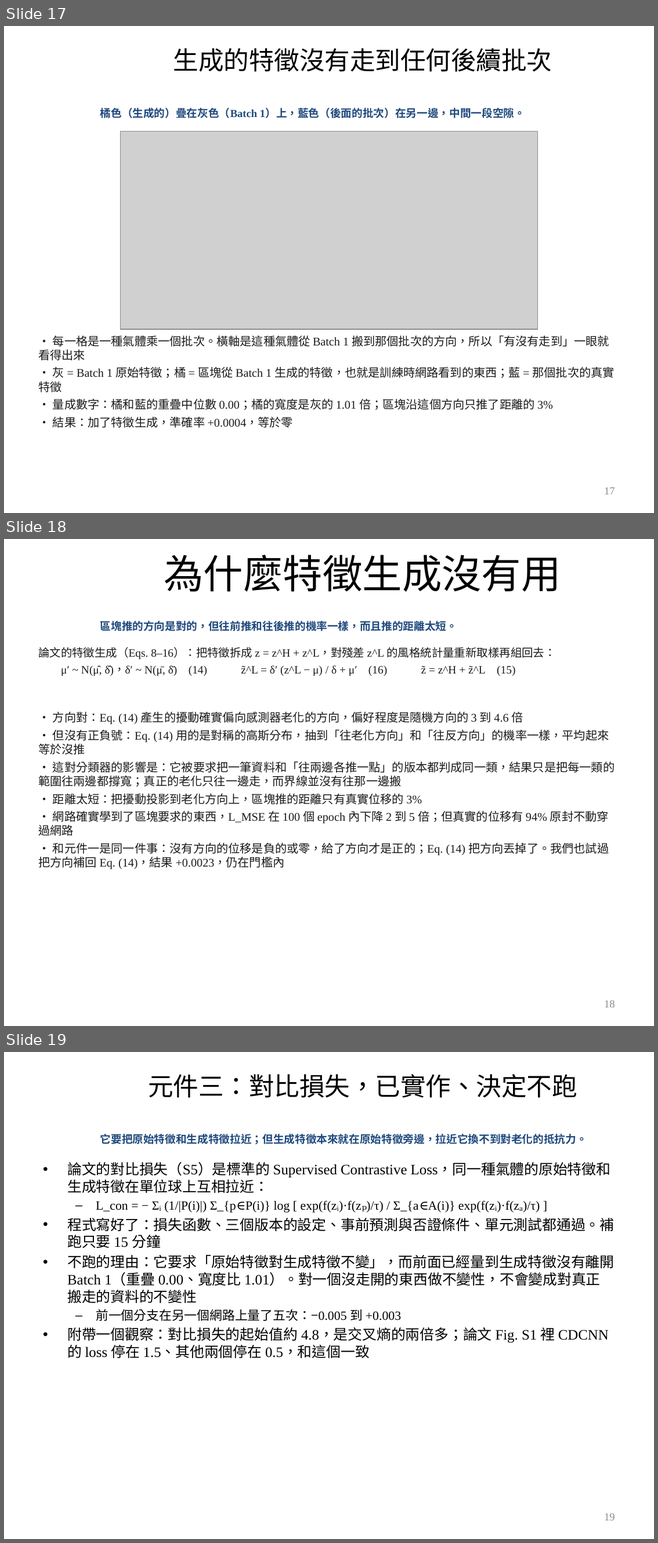
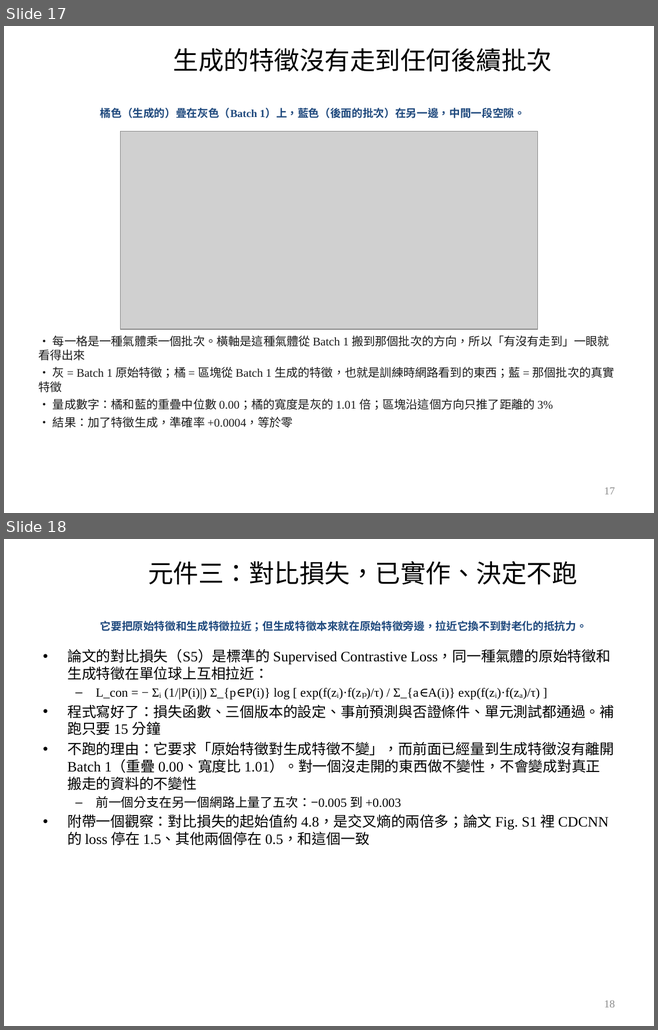
Before and after one commit to wintera1233/cdcnn, a slide deck: reports/09-22-merged.pptx. Shown one above the other, each under a label of ours: slides 17, 18 and 19 before the commit, slides 17 and 18 after it. The pictures are 658x1543 and 658x1030 pixels, drawn with LibreOffice and Linux fonts; fonts in the diff are those of the drawing; grey boxes stand for pictures; background and template pictures are left out. Boxes give left, top, right and bottom in pixels: in the first picture for what was removed or moved away, otherwise in the second. Text is boxed around its words. In the diff, an @@ line names an element or a change of style, - is before the commit and + after.

```diff
--- a/reports/09-22-merged.pptx
+++ b/reports/09-22-merged.pptx
@@ slide 18 removed at bbox=[4, 539, 654, 1026], background picture (left out) @@
@@ title removed at bbox=[164, 555, 560, 592] @@
-為什麼特徵生成沒有用
@@ text removed at bbox=[100, 621, 457, 631] @@
-區塊推的方向是對的，但往前推和往後推的機率一樣，而且推的距離太短。
@@ text removed at bbox=[38, 647, 555, 676] @@
-論文的特徵生成（Eqs. 8–16）：把特徵拆成 z = z^H + z^L，對殘差 z^L 的風格統計量重新取樣再組回去：
-μ′ ~ N(μ̂, δ̂)，δ′ ~ N(μ̄, δ̄) (14) z̃^L = δ′ (z^L − μ) / δ + μ′ (16) z̃ = z^H + z̃^L (15)
@@ text removed at bbox=[38, 712, 614, 870] @@
-• 方向對：Eq. (14) 產生的擾動確實偏向感測器老化的方向，偏好程度是隨機方向的 3 到 4.6 倍
-• 但沒有正負號：Eq. (14) 用的是對稱的高斯分布，抽到「往老化方向」和「往反方向」的機率一樣，平均起來等於沒推
-• 這對分類器的影響是：它被要求把一筆資料和「往兩邊各推一點」的版本都判成同一類，結果只是把每一類的範圍往兩邊都撐寬；真正的老化只往一邊走，而界線並沒有往那一邊搬
-• 距離太短：把擾動投影到老化方向上，區塊推的距離只有真實位移的 3%
-• 網路確實學到了區塊要求的東西，L_MSE 在 100 個 epoch 內下降 2 到 5 倍；但真實的位移有 94% 原封不動穿過網路
-• 和元件一是同一件事：沒有方向的位移是負的或零，給了方向才是正的；Eq. (14) 把方向丟掉了。我們也試過把方向補回 Eq. (14)，結果 +0.0023，仍在門檻內
@@ page number removed at bbox=[604, 1000, 615, 1008] @@
-18
@@ what was slide 19 is now slide 18 @@
@@ page number at bbox=[604, 1000, 615, 1008]: text changed @@
-19
+18
```
Also in this commit, not shown: 1 other file.
